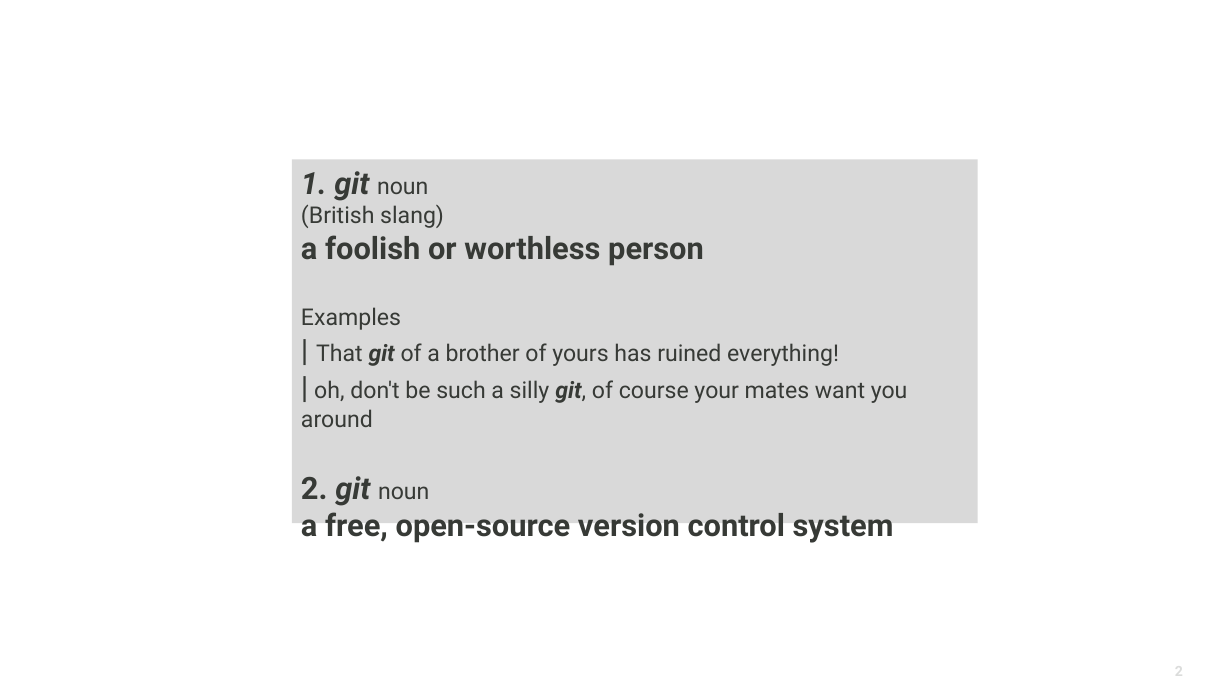
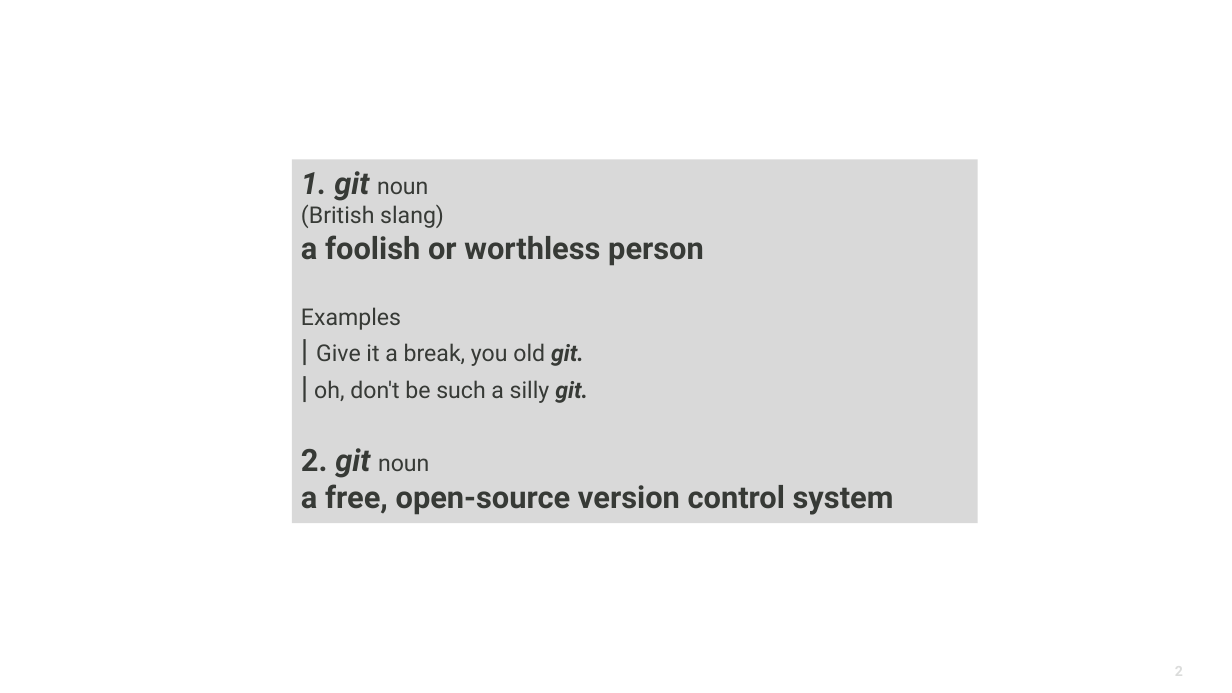
Before and after one commit to neutrons/ns-computation-tutorial, a slide deck: slide 2 of lectures/NXS_git_github_2026.pptx. Drawn at 1232x693 pixels with LibreOffice and Linux fonts; fonts in the diff are those of the drawing; background and template pictures are left out. Boxes give left, top, right and bottom in pixels: in the first picture for what was removed or moved away, otherwise in the second. Text is boxed around its words. In the diff, an @@ line names an element or a change of style, - is before the commit and + after.

```diff
--- a/lectures/NXS_git_github_2026.pptx
+++ b/lectures/NXS_git_github_2026.pptx
@@ text in rectangle at (301, 307, 588, 403): text changed @@
-Examples
-| That git of a brother of yours has ruined everything!
-| oh, don't be such a silly git, of course your mates want you around
+Examples
+| Give it a break, you old git.
+| oh, don't be such a silly git.
```
Also in this commit, not shown: 6 other slides changed, 1 other file.
